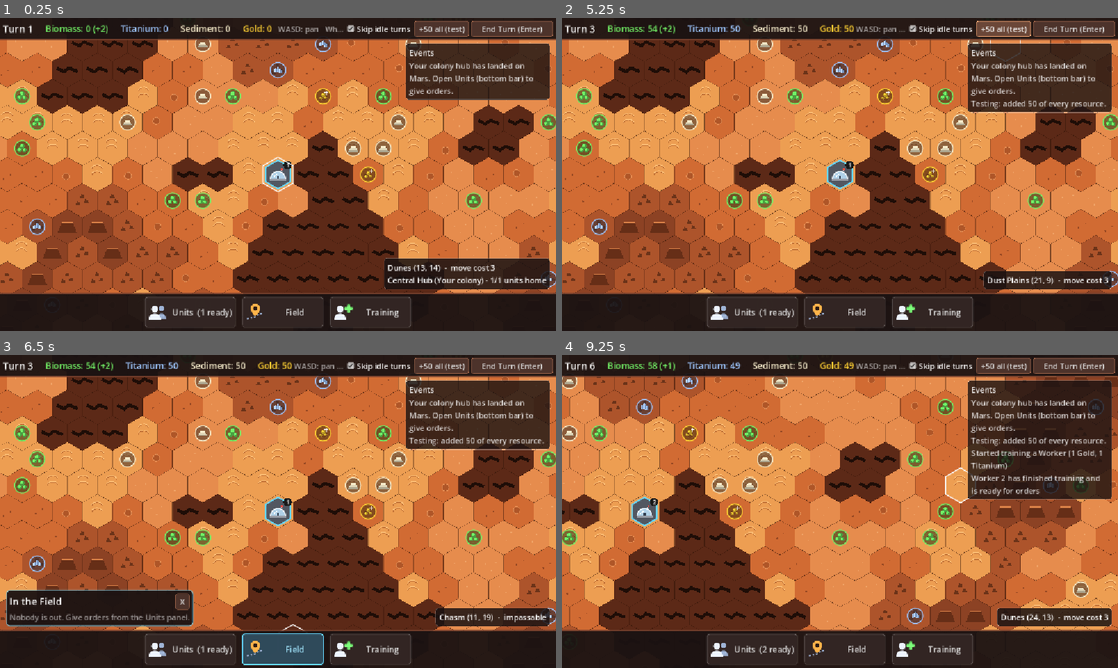
Above: before the commit, frames 1-4 (two rows, left to right).
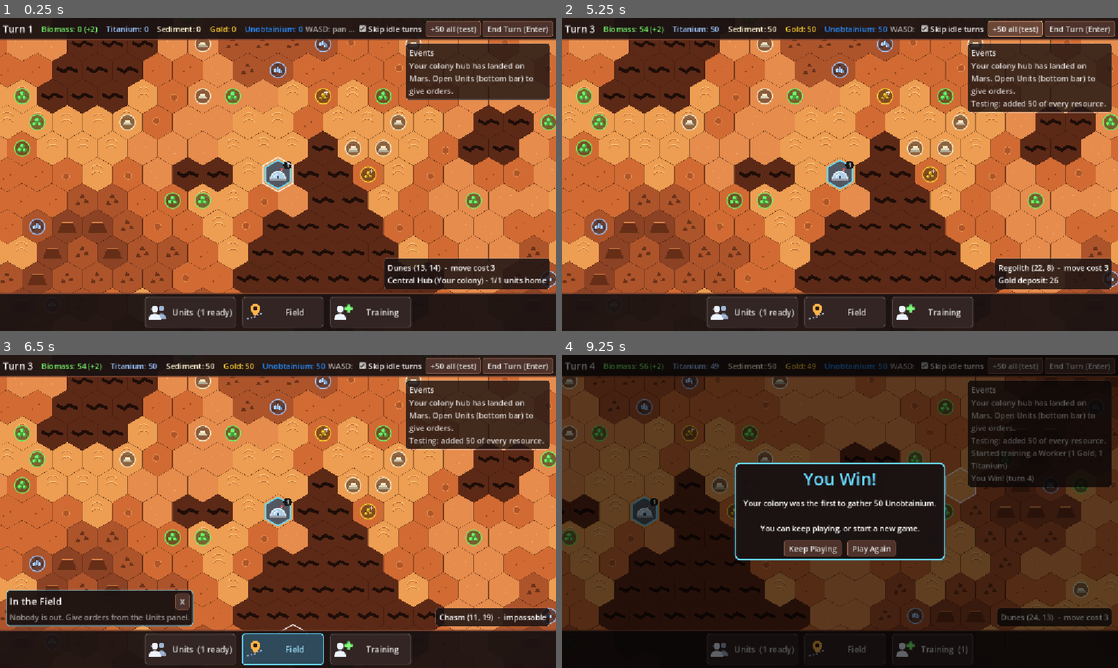
Above: after the commit, the same moments.

Repository: BenM96/civ
Game: Godot game, scene res://scenes/main.tscn
Two runs of this game, one before a commit and one after it. Both use one fixed random seed, a clock stepped at 60 frames per second and the inputs below.
Inputs (mouse positions are in pixels of both pictures, inside the frame that each line leads up to):
- Up to frame 1 (0.25 s): no input
- Up to frame 2 (5.25 s): click "Units (1 ready)" at 0.5 s; click "Units (1 ready)" at 1.25 s; click "Skip idle turns" at 2 s; click "Skip idle turns" at 2.75 s; click "End Turn (Enter)" at 3.5 s; click "End Turn (Enter)" at 4.25 s; click "+50 all (test)" at 5 s
- Up to frame 3 (6.5 s): click "Field" at 5.75 s
- Up to frame 4 (9.25 s): click "Training" at 6.5 s; click "Train Worker (1 Gold, 1 Titan…" at 7.25 s; click "Training (1)" at 8 s; tap Enter at 8.75, 8.85 s; move the mouse to (962, 495) at 8.77 s; hold D from 8.78 s (still down); click (962, 495) at 8.92 s; tap Keypad Enter at 9.05 s

The runs differ from the first frame. In frame 1, 1.3% of the frame differs, in the area x 7-99%, y 0-6%; in frame 2, 2.7%; in frame 3, 1.4%; in frame 4, 87%, in the area x 0-100%, y 0-100%.

Commit message:
Add Unobtainium win resource, remove exhausted extractors, fix lone belts
- New Unobtainium resource: the first colony to hold 50 wins (replaces
  Gold, which is still used to train units). Deposits only appear more than
  10 tiles from every hub and from each other, can't be hand-harvested, and
  extractors mine 1 per turn. Drawn as a bright blue gem.
- Resource files can now set min_distance_from_hubs / min_spacing and
  can_harvest; the win resource and amount live in TurnManager.
- Extractors on an exhausted deposit are removed, leaving their belt so the
  line stays connected.
- Workers can't harvest deposits that have an extractor.
- Belts next to only the hub now draw.
- Tighter top-bar resource labels so End Turn fits.

Co-Authored-By: Claude Opus 5.5 <noreply@anthropic.com>

Diff:
--- a/scripts/ai/ai_controller.gd
+++ b/scripts/ai/ai_controller.gd
@@ -272,6 +272,8 @@
 	for type in types:
 		if income.get(type, 0) > 0:
 			continue
+		if not ResourceDeposit.get_info(type).can_harvest:
+			return false
 		var found := false
 		for h in map.tiles:
 			var tile: HexTile = map.tiles[h]
@@ -351,6 +353,8 @@
 		var tile: HexTile = map.tiles[h]
 		if not tile.has_deposit() or not wanted.has(tile.deposit.type):
 			continue
+		if not ResourceDeposit.get_info(tile.deposit.type).can_harvest:
+			continue  # Extractors only.
 		if tile.structure == Structure.Type.EXTRACTOR:
 			continue  # Already being mined.
 		if Hex.distance(hub.hex, h) > MAX_HARVEST_DISTANCE:
--- a/scripts/buildings/central_hub.gd
+++ b/scripts/buildings/central_hub.gd
@@ -370,7 +370,9 @@
 
 
 ## Each producing extractor adds its output to its progress (in hundredths);
-## every full 100 delivers 1 unit from its deposit.
+## every full 100 delivers 1 unit from its deposit. An extractor whose
+## deposit runs dry is dismantled, leaving the conveyor belt it was built on
+## (so a line running through it stays connected).
 func _process_extractors() -> void:
 	# Forget progress on tiles that are no longer our extractors.
 	for h in _extractor_progress.keys():
@@ -386,8 +388,15 @@
 		if whole > 0:
 			add_resource(deposit.type, deposit.extract(whole))
 		if deposit.is_depleted():
-			unit_event.emit("Extractor at (%d, %d) has exhausted its %s deposit"
+			map.set_structure(h, Structure.Type.CONVEYOR, faction)
+			_extractor_progress.erase(h)
+			unit_event.emit("Extractor at (%d, %d) has exhausted its %s deposit and was removed (the belt stays)"
 				% [h.x, h.y, deposit.get_display_name()])
+	# Older saves may still have extractors on deposits that ran dry.
+	for h in _network.keys():  # A copy: changing a tile rebuilds _network.
+		var tile := map.get_tile(h)
+		if tile.structure == Structure.Type.EXTRACTOR and tile.structure_owner == faction and not tile.has_deposit():
+			map.set_structure(h, Structure.Type.CONVEYOR, faction)
 
 
 # --- Turn steps (run by TurnManager, in this order) ------------------------
--- a/scripts/game/game.gd
+++ b/scripts/game/game.gd
@@ -75,7 +75,7 @@
 		if not colony.faction in human_factions and not colony.collapsed:
 			ais.append(AiController.new(colony, map, orders))
 	_setup_turns(start_turn)
-	turns.gold_goal_reached_already = bool(save.get("gold_goal_reached", false))
+	turns.win_goal_reached_already = bool(save.get("gold_goal_reached", false))
 	UnitStackLayout.arrange(map)
 
 	hub.unit_event.connect(hud.log_event)
@@ -130,7 +130,7 @@
 	if _game_over:
 		hud.log_event("The game is over - nothing to save.")
 		return
-	var data := SaveGame.capture(map, colonies, turns.turn, human_factions, turns.gold_goal_reached_already)
+	var data := SaveGame.capture(map, colonies, turns.turn, human_factions, turns.win_goal_reached_already)
 	var err := SaveGame.write_file(data)
 	hud.log_event("Game saved (turn %d)." % turns.turn if err == OK else "Couldn't save the game (error %d)." % err)
 
@@ -174,6 +174,7 @@
 	_generate_world()
 	map.clear_deposits_around(_hub_spots)
 	map.guarantee_deposits_near(_hub_spots, starting_deposit_radius)
+	map.place_remote_deposits(_hub_spots)  # Unobtainium, far from everyone.
 	for faction in _hub_spots.size():
 		colonies.append(_create_hub(faction, _hub_spots[faction]))
 
@@ -303,15 +304,15 @@
 		hud.set_turn(turn)
 		_refresh_markers())
 	turns.colonies_starved.connect(_on_colonies_starved)
-	turns.gold_goal_reached.connect(_on_gold_goal_reached)
+	turns.win_goal_reached.connect(_on_win_goal_reached)
 	hud.popup_closed.connect(func() -> void: turns.paused = false)
 
 
-## Someone reached the gold goal first: say who won. Play can carry on.
-func _on_gold_goal_reached(winners: Array[CentralHub]) -> void:
+## Someone reached the win goal first: say who won. Play can carry on.
+func _on_win_goal_reached(winners: Array[CentralHub]) -> void:
 	_cancel_targeting()
 	turns.paused = true  # Until the popup is closed.
-	var gold := TurnManager.GOLD_TO_WIN
+	var goal := "%d %s" % [TurnManager.AMOUNT_TO_WIN, ResourceDeposit.get_type_name(TurnManager.WIN_RESOURCE)]
 	var title: String
 	var message: String
 	var color: Color
@@ -320,16 +321,16 @@
 		for w in winners:
 			names.append(Faction.get_display_name(w.faction))
 		title = "It's a Tie!"
-		message = "%s reached %d Gold on the same turn and share the win." % [" and ".join(names), gold]
-		color = Color(1.0, 0.82, 0.2)
+		message = "%s reached %s on the same turn and share the win." % [" and ".join(names), goal]
+		color = ResourceDeposit.get_type_color(TurnManager.WIN_RESOURCE)
 	elif winners[0] == hub:
 		title = "You Win!"
-		message = "Your colony was the first to gather %d Gold." % gold
+		message = "Your colony was the first to gather %s." % goal
 		color = Faction.get_color(local_faction)
 	else:
 		var name := Faction.get_display_name(winners[0].faction)
 		title = "%s Wins" % name
-		message = "The %s was the first to gather %d Gold." % [name.to_lower(), gold]
+		message = "The %s was the first to gather %s." % [name.to_lower(), goal]
 		color = Faction.get_color(winners[0].faction)
 	message += "\n\nYou can keep playing, or start a new game."
 	hud.log_event("%s (turn %d)" % [title, turns.turn])
--- a/scripts/game/turn_manager.gd
+++ b/scripts/game/turn_manager.gd
@@ -14,7 +14,8 @@
 ##   6. Production  - training, extractors, hub biomass.
 ##   7. Upkeep      - every unit eats 1 biomass; a colony below 0 starves
 ##                    (the player loses; a rival is eliminated).
-##   8. Victory     - the first colony to hold GOLD_TO_WIN gold wins (once
+##   8. Victory     - the first colony to hold AMOUNT_TO_WIN of WIN_RESOURCE
+##                    (Unobtainium) wins (once
 ##                    per game; play can carry on afterwards).
 ##   9. Next turn   - refresh supply networks, advance the turn counter and
 ##                    decide whether the next turn can be auto-skipped.
@@ -30,14 +31,16 @@
 ## Colonies whose biomass fell below zero. The game decides what happens
 ## (see remove_colony() and stop()).
 signal colonies_starved(starved: Array[CentralHub])
-## The first colony (or colonies, if tied) to hold GOLD_TO_WIN gold. Only
-## ever happens once per game.
-signal gold_goal_reached(winners: Array[CentralHub])
+## The first colony (or colonies, if tied) to hold AMOUNT_TO_WIN of
+## WIN_RESOURCE. Only ever happens once per game.
+signal win_goal_reached(winners: Array[CentralHub])
 
 ## Seconds to wait after units finish moving before the next skipped turn runs.
 const SKIP_PAUSE := 0.5
-## Gold a colony must hold at the end of a turn to win.
-const GOLD_TO_WIN := 50
+## The resource a colony must stockpile to win, and how much of it it must
+## hold at the end of a turn.
+const WIN_RESOURCE := ResourceDeposit.Type.UNOBTAINIUM
+const AMOUNT_TO_WIN := 50
 
 var turn := 1
 ## Skip straight past turns where every unit is already busy when the turn
@@ -51,9 +54,9 @@
 var hubs: Array[CentralHub] = []
 var ais: Array[AiController] = []
 
-## Someone has already reached GOLD_TO_WIN (so it isn't announced again).
+## Someone has already reached AMOUNT_TO_WIN (so it isn't announced again).
 ## Part of the saved game.
-var gold_goal_reached_already := false
+var win_goal_reached_already := false
 ## While true (e.g. a popup is open) turns can't be ended.
 var paused := false
 
@@ -120,7 +123,7 @@
 			starved.append(hub)
 
 	# 8. Victory
-	var winners := _gold_winners()
+	var winners := _winners()
 
 	# 9. Next turn
 	for hub in hubs:
@@ -132,28 +135,28 @@
 	if _stopped:
 		return
 	if not winners.is_empty():
-		gold_goal_reached_already = true
-		gold_goal_reached.emit(winners)  # The game shows who won.
+		win_goal_reached_already = true
+		win_goal_reached.emit(winners)  # The game shows who won.
 	if _stopped or paused:
 		return
 	_skip_this_turn = auto_skip and _no_units_need_orders()
 	_skip_wait = 0.0
 
 
-## The colonies that win this turn: whoever holds the most gold, if that's
-## at least GOLD_TO_WIN (several only on an exact tie). Empty if nobody has
-## reached it, or someone already did earlier in the game.
-func _gold_winners() -> Array[CentralHub]:
+## The colonies that win this turn: whoever holds the most WIN_RESOURCE, if
+## that's at least AMOUNT_TO_WIN (several only on an exact tie). Empty if
+## nobody has reached it, or someone already did earlier in the game.
+func _winners() -> Array[CentralHub]:
 	var winners: Array[CentralHub] = []
-	if gold_goal_reached_already:
+	if win_goal_reached_already:
 		return winners
-	var best := GOLD_TO_WIN
+	var best := AMOUNT_TO_WIN
 	for hub in hubs:
-		var gold := hub.get_resource(ResourceDeposit.Type.GOLD)
-		if gold > best:
-			best = gold
+		var held := hub.get_resource(WIN_RESOURCE)
+		if held > best:
+			best = held
 			winners.clear()
-		if gold >= best:
+		if held >= best:
 			winners.append(hub)
 	return winners
 
--- a/scripts/map/hex_map.gd
+++ b/scripts/map/hex_map.gd
@@ -141,11 +141,59 @@
 		if not tile.is_passable():
 			continue
 		for info in infos:
-			if not info.can_spawn_on(tile.terrain):
+			if info.is_remote() or not info.can_spawn_on(tile.terrain):
 				continue
 			if rng.randf() < info.spawn_chance * deposit_density:
 				tile.deposit = ResourceDeposit.create_random(info.type, h, rng)
 				break
+
+
+## Places the "remote" resources (e.g. Unobtainium - see
+## ResourceType.min_distance_from_hubs): as many deposits as fit on tiles
+## more than min_distance_from_hubs from every hub and more than min_spacing
+## from each other, on their usual terrain, reachable from a hub. Tiles are
+## tried in a random order from the map's seed, so the same map always gets
+## the same deposits. Returns how many were placed.
+func place_remote_deposits(hub_spots: Array[Vector2i]) -> int:
+	var rng := RandomNumberGenerator.new()
+	rng.seed = last_seed + 5
+	var placed := 0
+	for info in ResourceDeposit.all_infos():
+		if not info.is_remote():
+			continue
+		var candidates: Array[Vector2i] = []
+		for h in tiles:
+			var tile: HexTile = tiles[h]
+			if tile.is_passable() and tile.deposit == null and info.can_spawn_on(tile.terrain) \
+					and _farther_than(h, hub_spots, info.min_distance_from_hubs):
+				candidates.append(h)
+		# Fisher-Yates with our own rng (Array.shuffle() would use the global one).
+		for i in range(candidates.size() - 1, 0, -1):
+			var j := rng.randi_range(0, i)
+			var tmp := candidates[i]
+			candidates[i] = candidates[j]
+			candidates[j] = tmp
+		var mine: Array[Vector2i] = []
+		for h in candidates:
+			if not _farther_than(h, mine, info.min_spacing):
+				continue
+			if not hub_spots.any(func(spot: Vector2i) -> bool: return not find_path(spot, h).is_empty()):
+				continue
+			tiles[h].deposit = ResourceDeposit.create_random(info.type, h, rng)
+			mine.append(h)
+		if mine.is_empty():
+			push_warning("No room for any %s deposit on this map" % info.display_name)
+		placed += mine.size()
+	queue_redraw()
+	return placed
+
+
+## Whether `h` is more than `distance` tiles from every one of `spots`.
+func _farther_than(h: Vector2i, spots: Array[Vector2i], distance: int) -> bool:
+	for spot in spots:
+		if Hex.distance(h, spot) <= distance:
+			return false
+	return true
 
 
 ## Makes sure every colony starts with one deposit of every resource type
@@ -158,6 +206,8 @@
 	rng.seed = last_seed + 3
 	for spot in hub_spots:
 		for type in ResourceDeposit.Type.values():
+			if ResourceDeposit.get_info(type).is_remote():
+				continue  # Only ever far from hubs (see place_remote_deposits()).
 			if _has_deposit_near(spot, type, radius):
 				continue
 			var preferred: Array[Vector2i] = []
@@ -408,7 +458,11 @@
 	# Belt links, then extractor rigs on top of their deposits.
 	for h in tiles:
 		var owner_faction := _belt_owner(h)
-		if owner_faction != Faction.NONE and _has_belt_neighbour(h, owner_faction):
+		if owner_faction == Faction.NONE:
+			continue
+		# Belts and extractors always draw (linking to whatever's next to them,
+		# hub included); a hub tile only draws its half of links to belts.
+		if Structure.carries_resources(tiles[h].structure) or _has_belt_neighbour(h, owner_faction):
 			_draw_belt_links(h, owner_faction)
 	for h in tiles:
 		if tiles[h].structure == Structure.Type.EXTRACTOR:
--- a/scripts/map/resource_deposit.gd
+++ b/scripts/map/resource_deposit.gd
@@ -8,13 +8,13 @@
 ## scripts/resources/ - see ResourceType. To add a new resource: add it to
 ## Type, write its file, and list it in _type_scripts().
 
-enum Type { BIOMASS, TITANIUM, SEDIMENT, GOLD }
+enum Type { BIOMASS, TITANIUM, SEDIMENT, GOLD, UNOBTAINIUM }
 
 ## Every resource's script. Deposits are placed in this order, one per tile
 ## at most - Gold first, as it's rare and small, so commoner resources don't
 ## crowd it out.
 static func _type_scripts() -> Array:
-	return [GoldResource, TitaniumResource, SedimentResource, BiomassResource]
+	return [GoldResource, TitaniumResource, SedimentResource, BiomassResource, UnobtainiumResource]
 
 ## Type -> ResourceType, made on first use.
 static var _infos: Dictionary = {}
--- a/scripts/missions/harvest_mission.gd
+++ b/scripts/missions/harvest_mission.gd
@@ -76,6 +76,10 @@
 		return "impassable"
 	if not tile.has_deposit():
 		return "no deposit here"
+	if not ResourceDeposit.get_info(tile.deposit.type).can_harvest:
+		return "%s can only be mined by an extractor" % tile.deposit.get_display_name()
+	if tile.structure == Structure.Type.EXTRACTOR:
+		return "an extractor is already mining this deposit"
 	if u.map.find_path(u.hex, target).is_empty():
 		return "unreachable"
 	return ""
@@ -111,6 +115,9 @@
 		fail("the %s deposit at (%d, %d) was used up" % [_resource_name, target.x, target.y])
 		return false
 	_resource_name = deposit.get_display_name()
+	if unit.map.get_tile(target).structure == Structure.Type.EXTRACTOR:
+		fail("an extractor was built on the %s deposit at (%d, %d)" % [_resource_name, target.x, target.y])
+		return false
 	return true
 
 
--- a/scripts/resources/gold_resource.gd
+++ b/scripts/resources/gold_resource.gd
@@ -1,7 +1,6 @@
 class_name GoldResource
 extends ResourceType
-## Rare and valuable: units cost it, and the first colony to stockpile
-## TurnManager.GOLD_TO_WIN wins.
+## Rare and valuable: every unit costs it.
 
 
 func _init() -> void:
--- a/scripts/resources/resource_type.gd
+++ b/scripts/resources/resource_type.gd
@@ -20,8 +20,16 @@
 var spawn_chance := 0.05
 ## Terrain types (Terrain.Type) deposits can appear on.
 var terrains: Array = []
+## If above 0, deposits aren't scattered at random: they're placed only on
+## tiles MORE than this many tiles from every hub, and more than
+## min_spacing from each other (see HexMap.place_remote_deposits()). Nor
+## does every hub get one nearby.
+var min_distance_from_hubs := 0
+var min_spacing := 0
 
 # --- What it yields ---------------------------------------------------------
+## Whether Workers can harvest it by hand. If not, only extractors get it.
+var can_harvest := true
 ## Taken from the deposit per Harvest trip by a Worker (whole units).
 var harvest_amount := 1
 ## Delivered to the hub per turn by a connected Extractor. Can be a fraction:
@@ -40,6 +48,11 @@
 	return terrain in terrains
 
 
+## Placed by distance rules rather than scattered (see min_distance_from_hubs).
+func is_remote() -> bool:
+	return min_distance_from_hubs > 0
+
+
 ## Draws the deposit's icon (inside the ring the map draws around it) at `c`
 ## on `canvas`, for a hex of size `s`.
 func draw_icon(_canvas: CanvasItem, _c: Vector2, _s: float) -> void:
--- /dev/null
+++ b/scripts/resources/unobtainium_resource.gd
@@ -0,0 +1,37 @@
+class_name UnobtainiumResource
+extends ResourceType
+## The prize: the first colony to stockpile TurnManager.AMOUNT_TO_WIN of it
+## wins. Deposits only lie far out - more than 10 tiles from every hub and
+## from each other - and it can't be harvested by hand: a colony has to run
+## belts all the way out and build an extractor on it.
+
+
+func _init() -> void:
+	type = ResourceDeposit.Type.UNOBTAINIUM
+	display_name = "Unobtainium"
+	color = Color(0.15, 0.55, 1.0)
+	min_amount = 100
+	max_amount = 120
+	spawn_chance = 0.0  # Placed by distance instead (below).
+	terrains = [Terrain.Type.REGOLITH, Terrain.Type.DUST_PLAINS, Terrain.Type.DUNES, Terrain.Type.HIGHLANDS]
+	min_distance_from_hubs = 10
+	min_spacing = 10
+	can_harvest = false
+	harvest_amount = 0
+	extractor_output = 1.0
+
+
+## A glowing bright-blue gem with a halo.
+func draw_icon(canvas: CanvasItem, c: Vector2, s: float) -> void:
+	canvas.draw_circle(c, 0.36 * s, Color(color, 0.25))
+	canvas.draw_circle(c, 0.27 * s, Color(color, 0.35))
+	var r := 0.22 * s
+	var gem := PackedVector2Array([
+		c + Vector2(0, -r), c + Vector2(r * 0.8, -r * 0.25), c + Vector2(r * 0.5, r * 0.85),
+		c + Vector2(-r * 0.5, r * 0.85), c + Vector2(-r * 0.8, -r * 0.25),
+	])
+	canvas.draw_colored_polygon(gem, color)
+	canvas.draw_colored_polygon(PackedVector2Array([
+		c + Vector2(0, -r), c + Vector2(r * 0.8, -r * 0.25), c, c + Vector2(-r * 0.8, -r * 0.25),
+	]), color.lightened(0.45))
+	canvas.draw_circle(c + Vector2(-0.07, -0.08) * s, 0.04 * s, Color(1, 1, 1, 0.9))
--- a/scripts/ui/hud.gd
+++ b/scripts/ui/hud.gd
@@ -580,12 +580,13 @@
 	_turn_label.add_theme_font_size_override("font_size", 20)
 	top_row.add_child(_turn_label)
 	# One coloured label per resource, in a fixed order.
-	for type in [ResourceDeposit.Type.BIOMASS, ResourceDeposit.Type.TITANIUM, ResourceDeposit.Type.SEDIMENT, ResourceDeposit.Type.GOLD]:
+	for type in [ResourceDeposit.Type.BIOMASS, ResourceDeposit.Type.TITANIUM, ResourceDeposit.Type.SEDIMENT,
+			ResourceDeposit.Type.GOLD, ResourceDeposit.Type.UNOBTAINIUM]:
 		var gap := Control.new()
-		gap.custom_minimum_size.x = 18
+		gap.custom_minimum_size.x = 10
 		top_row.add_child(gap)
 		var label := Label.new()
-		label.add_theme_font_size_override("font_size", 18)
+		label.add_theme_font_size_override("font_size", 16)
 		label.add_theme_color_override("font_color", ResourceDeposit.get_type_color(type))
 		top_row.add_child(label)
 		_inventory_labels[type] = label
@@ -617,7 +618,7 @@
 	debug_give.tooltip_text = "Testing only: give your colony %d of every resource." % Orders.DEBUG_RESOURCE_AMOUNT
 	top_row.add_child(debug_give)
 	_end_turn_button = _make_button(END_TURN_TEXT, func() -> void: end_turn_requested.emit())
-	_end_turn_button.custom_minimum_size.x = 170
+	_end_turn_button.custom_minimum_size.x = 140
 	top_row.add_child(_end_turn_button)
 
 
Not shown, added: scripts/resources/unobtainium_resource.gd.uid
